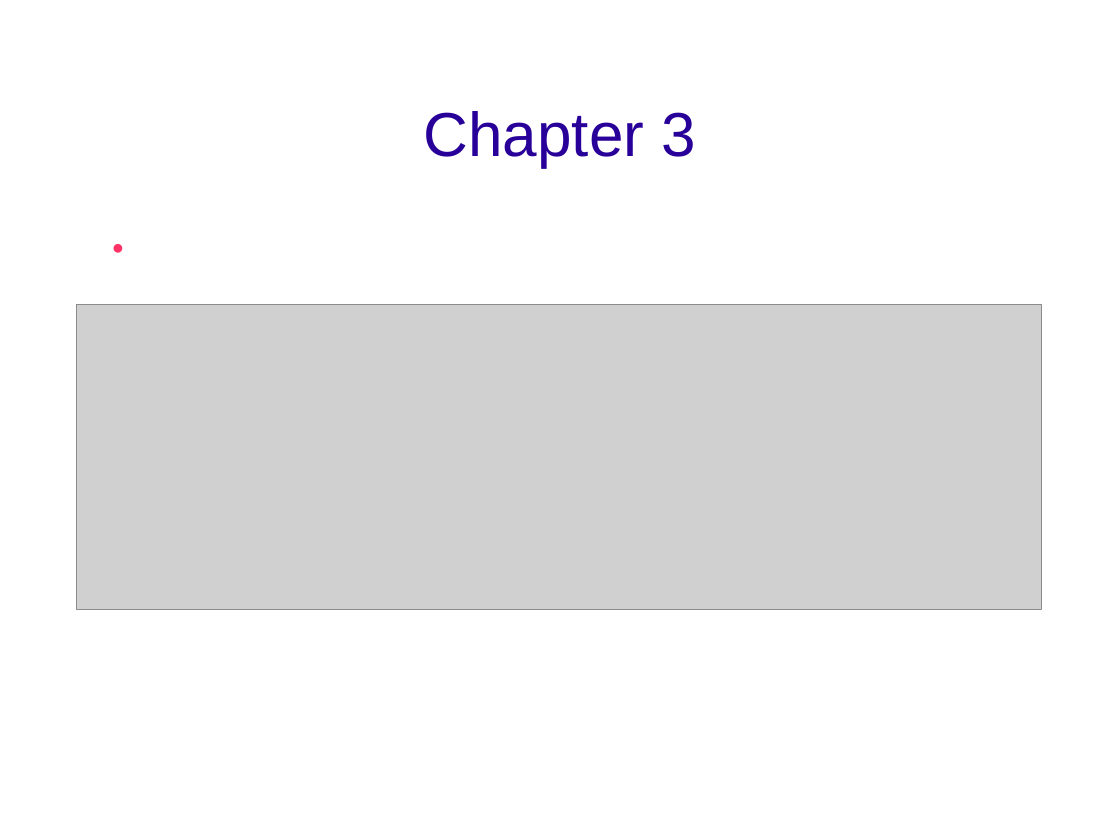
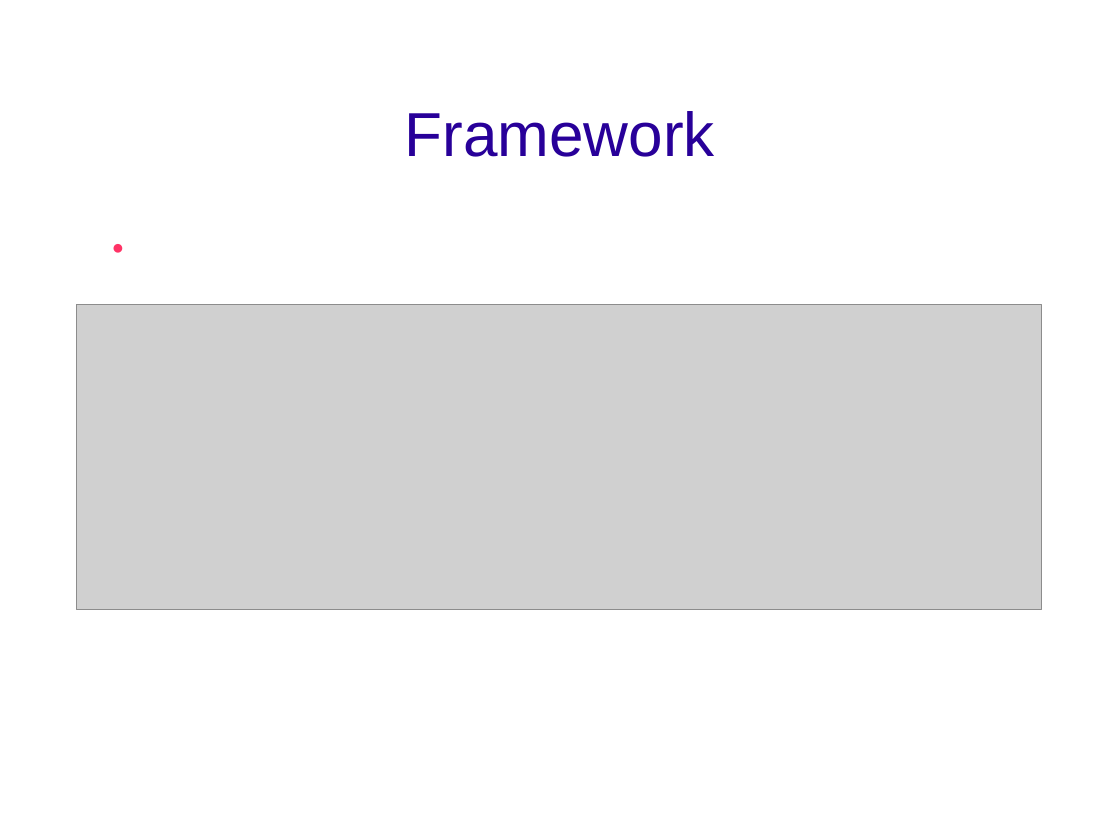
Before and after one commit to trigger-happy/thesis, a slide deck: slide 5 of presentations/mock_presentation.odp. Drawn at 1120x840 pixels with LibreOffice and Linux fonts; fonts in the diff are those of the drawing; grey boxes stand for pictures; background and template pictures are left out. Boxes give left, top, right and bottom in pixels: in the first picture for what was removed or moved away, otherwise in the second. Text is boxed around its words. In the diff, an @@ line names an element or a change of style, - is before the commit and + after.

```diff
--- a/presentations/mock_presentation.odp
+++ b/presentations/mock_presentation.odp
@@ title at [405,111,715,157]: text changed @@
-Chapter 3
+Framework
```
Also in this commit, not shown: 8 other slides changed, 2 slides added, 2 slides removed.
